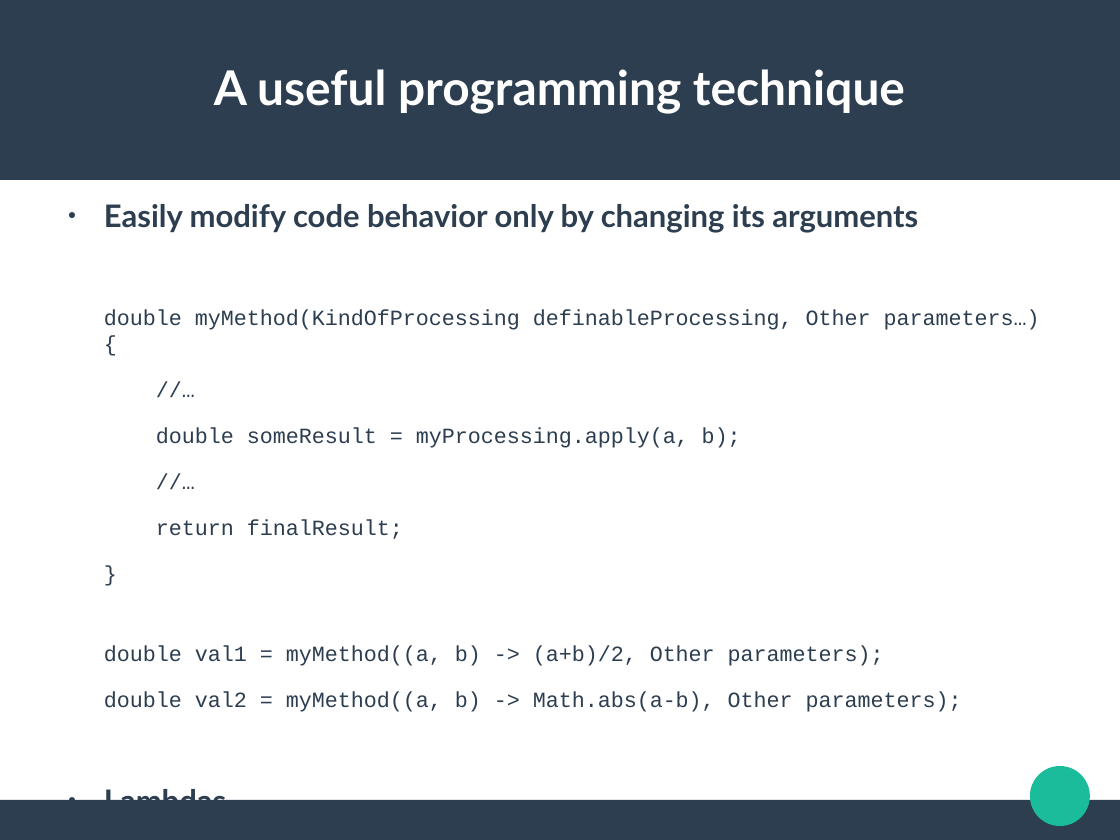
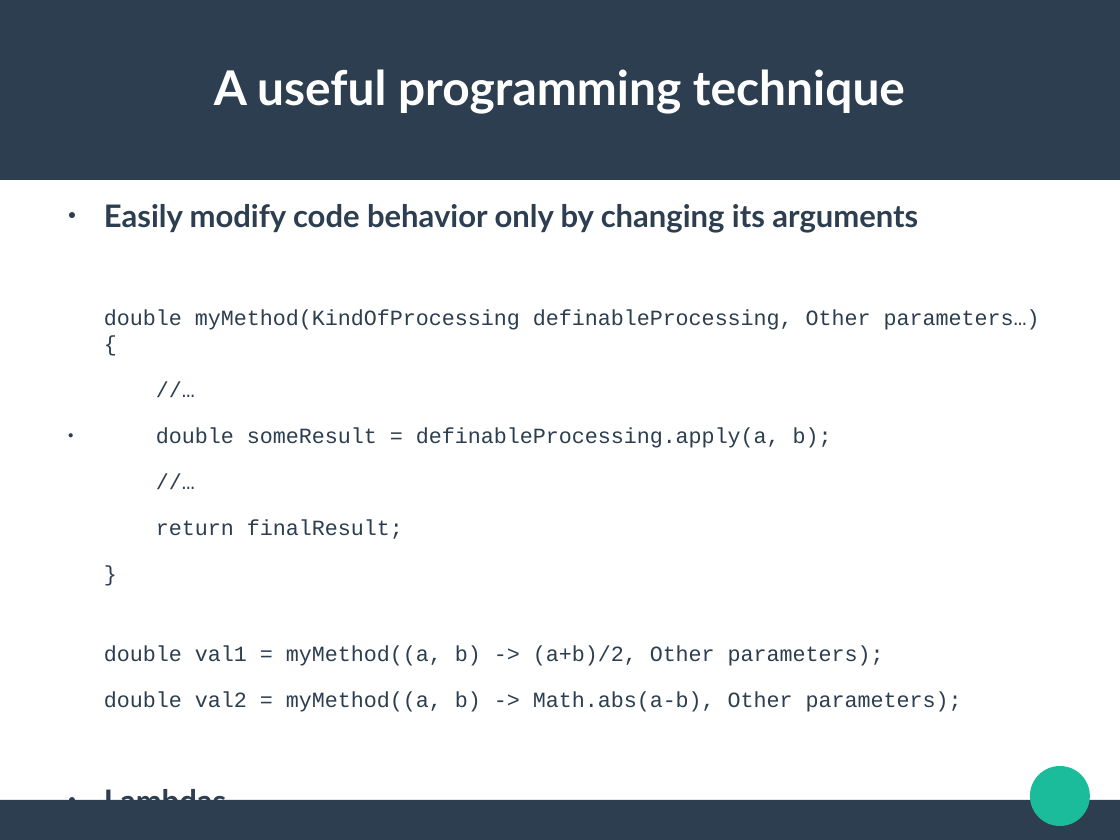
Before and after one commit to jldelarbre/lectureNotes, a slide deck: slide 3 of Slides/specialIssues/si1/inProgress/lambdas.odp. Drawn at 1120x840 pixels with LibreOffice and Linux fonts; fonts in the diff are those of the drawing. Boxes give left, top, right and bottom in pixels: in the first picture for what was removed or moved away, otherwise in the second. Text is boxed around its words. In the diff, an @@ line names an element or a change of style, - is before the commit and + after.

```diff
--- a/Slides/specialIssues/si1/inProgress/lambdas.odp
+++ b/Slides/specialIssues/si1/inProgress/lambdas.odp
@@ text at (156,427,832,448): text changed @@
-double someResult = myProcessing.apply(a, b);
+● double someResult = definableProcessing.apply(a, b);
```
Also in this commit, not shown: 2 other slides changed, 8 other files.
